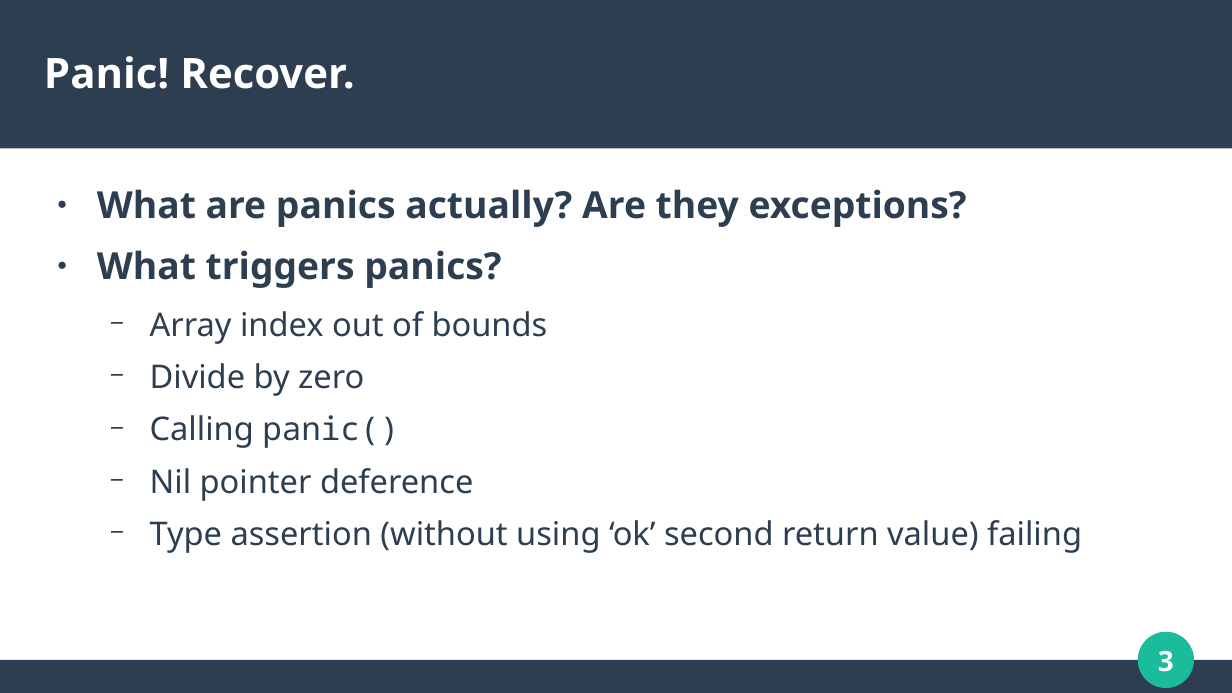
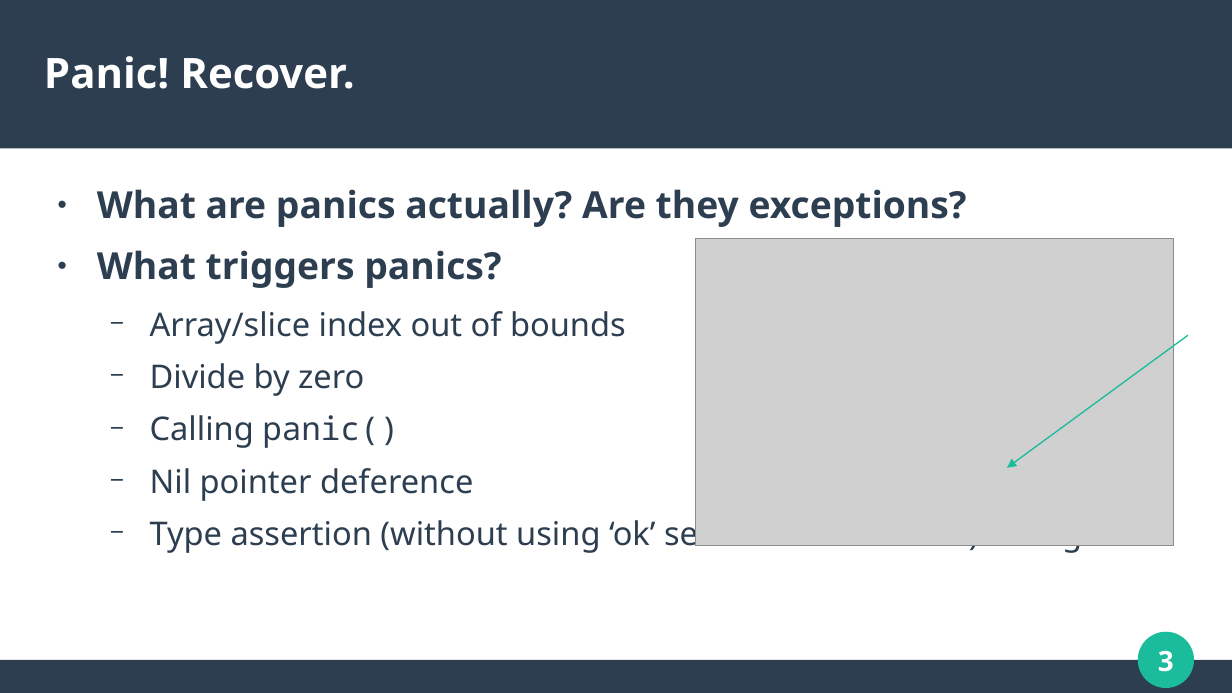
Before and after one commit to calvincramer/golang-training-3-completed, a slide deck: slide 3 of presentation-3.odp. Drawn at 1232x693 pixels with LibreOffice and Linux fonts; fonts in the diff are those of the drawing; grey boxes stand for pictures. Boxes give left, top, right and bottom in pixels: in the first picture for what was removed or moved away, otherwise in the second. Text is boxed around its words. In the diff, an @@ line names an element or a change of style, - is before the commit and + after.

```diff
--- a/presentation-3.odp
+++ b/presentation-3.odp
@@ picture added at [696, 238, 1174, 546] @@
@@ text at [150, 311, 626, 344]: text changed @@
-  − Array index out of bounds
+  − Array/slice index out of bounds
@@ arrow added from (1188, 335) to (1007, 468), #1ABC9C 0.85 pt @@
```
Also in this commit, not shown: 3 other slides changed, 24 slides added, 3 slides removed, 1 other file.
